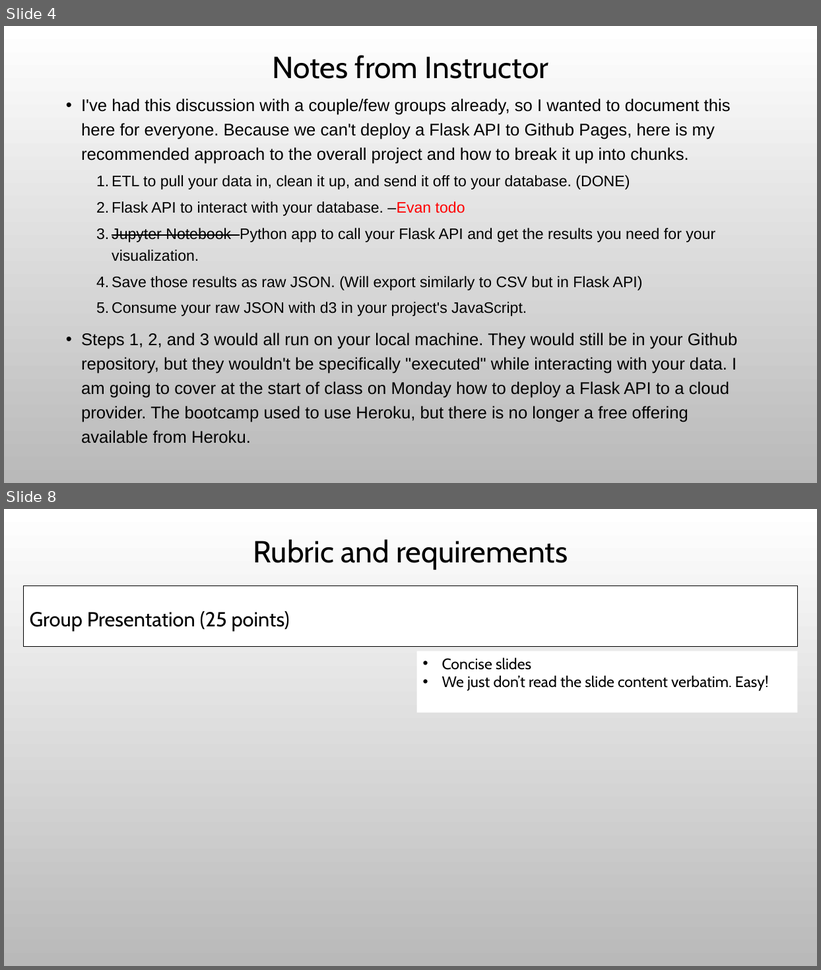
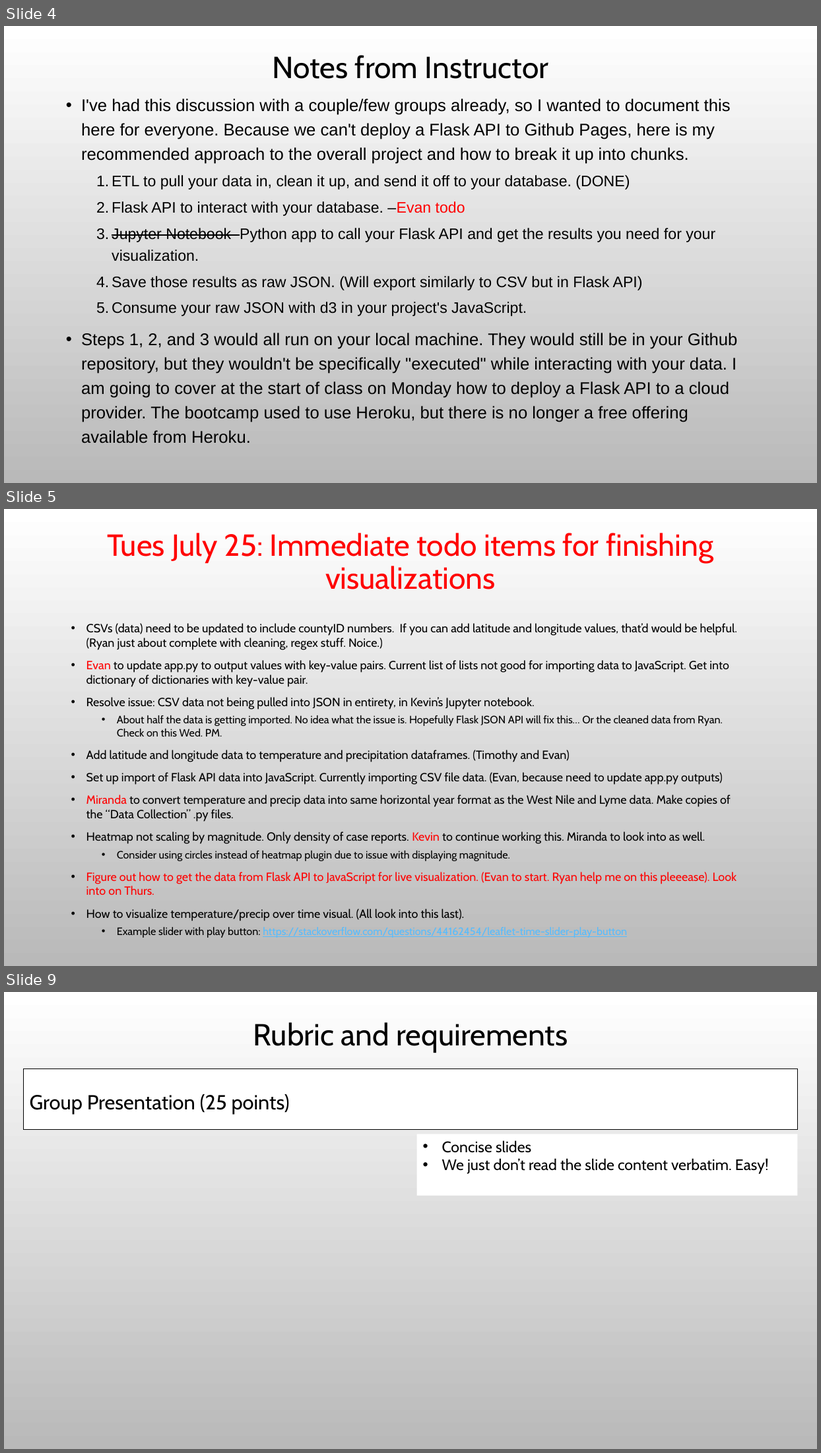
Before and after one commit to Evdawg/Project_3_Mosquito-borne_Diseases, a slide deck: Project_3_outline.pptx. Shown one above the other, each under a label of ours: slides 4 and 8 before the commit, slides 4, 5 and 9 after it; the slides between them are not shown. The pictures are 821x970 and 821x1453 pixels, drawn with LibreOffice and Linux fonts; fonts in the diff are those of the drawing; background and template pictures are left out. Boxes give left, top, right and bottom in pixels: in the first picture for what was removed or moved away, otherwise in the second. Text is boxed around its words. In the diff, an @@ line names an element or a change of style, - is before the commit and + after.

```diff
--- a/Project_3_outline.pptx
+++ b/Project_3_outline.pptx
@@ slide 5 added at <box>4,509,817,966</box>, background picture (left out) @@
@@ title added at <box>107,533,714,590</box>, 36 pt, text #FF0000 @@
+Tues July 25: Immediate todo items for finishing visualizations
@@ text added at <box>86,623,737,938</box>, 14 pt, text #000000 @@
+• CSVs (data) need to be updated to include countyID numbers. If you can add latitude and longitude values, that’d would be helpful. (Ryan just about complete with cleaning, regex stuff. Noice.)
+• Evan to update app.py to output values with key-value pairs. Current list of lists not good for importing data to JavaScript. Get into dictionary of dictionaries with key-value pair.
+• Resolve issue: CSV data not being pulled into JSON in entirety, in Kevin’s Jupyter notebook.
+  • About half the data is getting imported. No idea what the issue is. Hopefully Flask JSON API will fix this… Or the cleaned data from Ryan. Check on this Wed. PM.
+• Add latitude and longitude data to temperature and precipitation dataframes. (Timothy and Evan)
+• Set up import of Flask API data into JavaScript. Currently importing CSV file data. (Evan, because need to update app.py outputs)
+• Miranda to convert temperature and precip data into same horizontal year format as the West Nile and Lyme data. Make copies of the “Data Collection” .py files.
+• Heatmap not scaling by magnitude. Only density of case reports. Kevin to continue working this. Miranda to look into as well.
+  • Consider using circles instead of heatmap plugin due to issue with displaying magnitude.
+• Figure out how to get the data from Flask API to JavaScript for live visualization. (Evan to start. Ryan help me on this pleeease). Look into on Thurs.
+• How to visualize temperature/precip over time visual. (All look into this last).
+  • Example slider with play button: https://stackoverflow.com/questions/44162454/leaflet-time-slider-play-button
@@ what was slide 8 is now slide 9 @@
```
Also in this commit, not shown: 3 slides changed, 1 other file.
